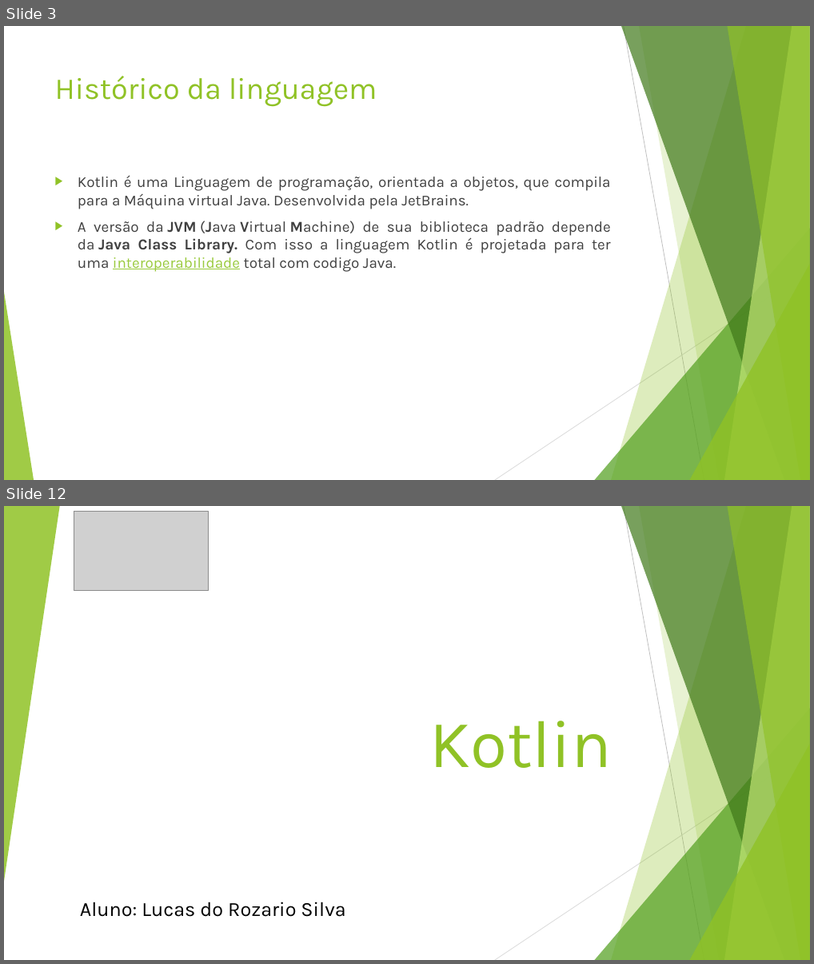
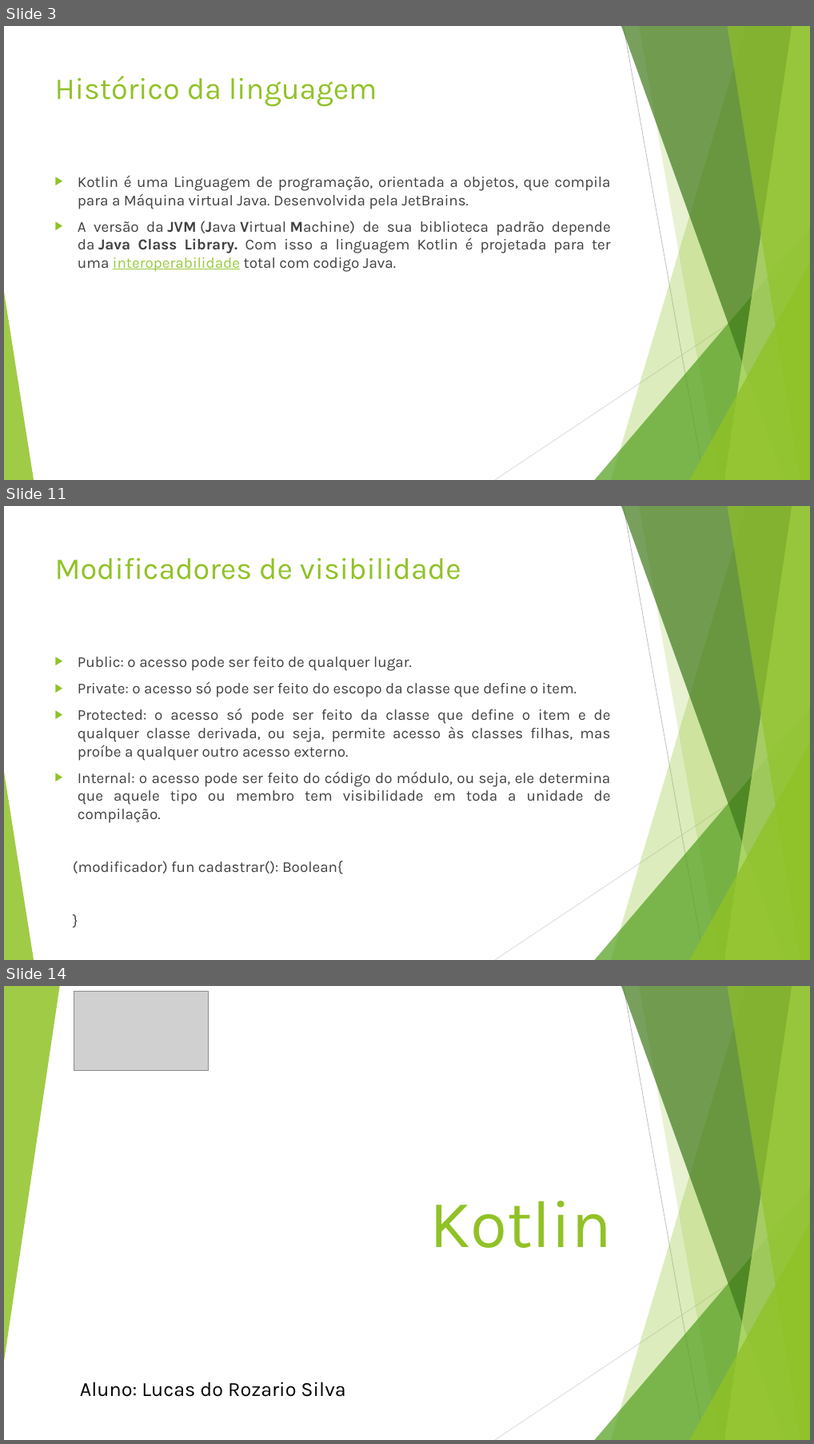
Before and after one commit to lucasrozario98/Kotlin, a slide deck: Kotlin.pptx. Shown one above the other, each under a label of ours: slides 3 and 12 before the commit, slides 3, 11 and 14 after it; the slides between them are not shown. The pictures are 814x964 and 814x1444 pixels, drawn with LibreOffice and Linux fonts; fonts in the diff are those of the drawing; grey boxes stand for pictures. Boxes give left, top, right and bottom in pixels: in the first picture for what was removed or moved away, otherwise in the second. Text is boxed around its words. In the diff, an @@ line names an element or a change of style, - is before the commit and + after.

```diff
--- a/Kotlin.pptx
+++ b/Kotlin.pptx
@@ slide 11 added at (x1=4, y1=506, x2=810, y2=960), background #FFFFFF; not listed: 10 template elements that a slide beside it also shows @@
@@ title added at (x1=55, y1=558, x2=462, y2=580), 36 pt, text #90C226 @@
+Modificadores de visibilidade
@@ text added at (x1=73, y1=656, x2=611, y2=874), 18 pt, text #404040 @@
+▶ Public: o acesso pode ser feito de qualquer lugar.
+▶ Private: o acesso só pode ser feito do escopo da classe que define o item.
+▶ Protected: o acesso só pode ser feito da classe que define o item e de qualquer classe derivada, ou seja, permite acesso às classes filhas, mas proíbe a qualquer outro acesso externo.
+▶ Internal: o acesso pode ser feito do código do módulo, ou seja, ele determina que aquele tipo ou membro tem visibilidade em toda a unidade de compilação.
+(modificador) fun cadastrar(): Boolean{
+}
@@ what was slide 12 is now slide 14 @@
```
Also in this commit, not shown: 6 slides changed, 2 other slides added, 1 slide removed, 7 other files.
